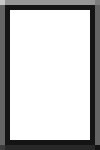
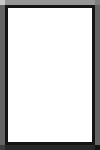
Layer changes from the first 100px x 150px image to the second:
painted on "Inline black" over 8, 8, 92, 142
hid "Background" over 8, 8, 92, 142
